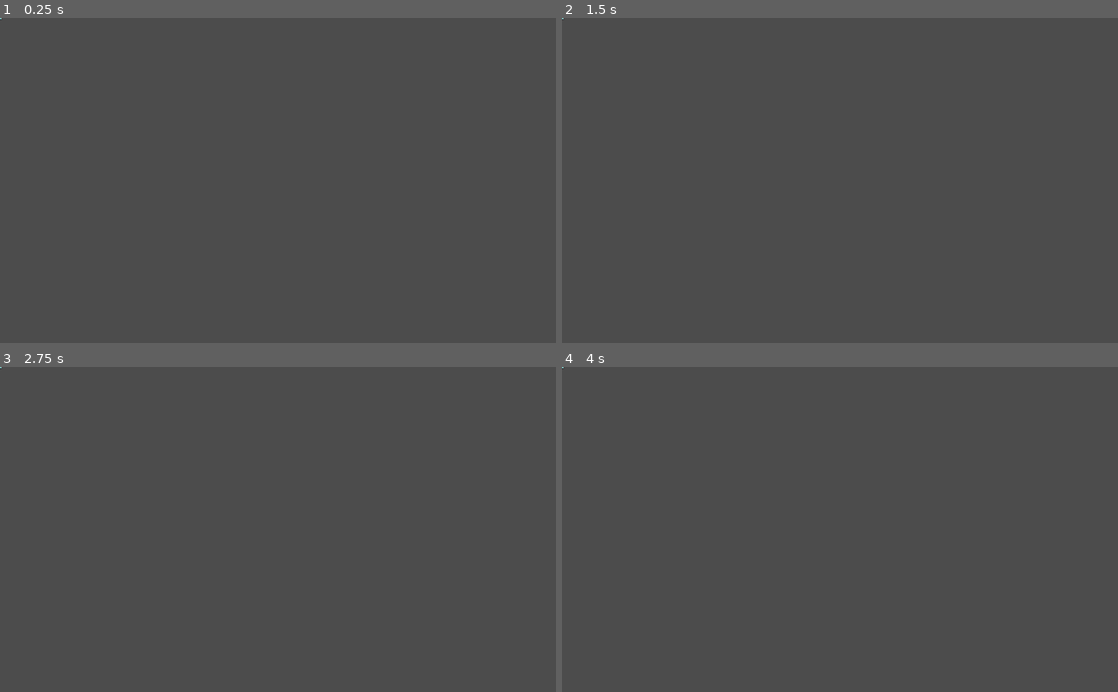
Above: before the commit, frames 1-4 (two rows, left to right).
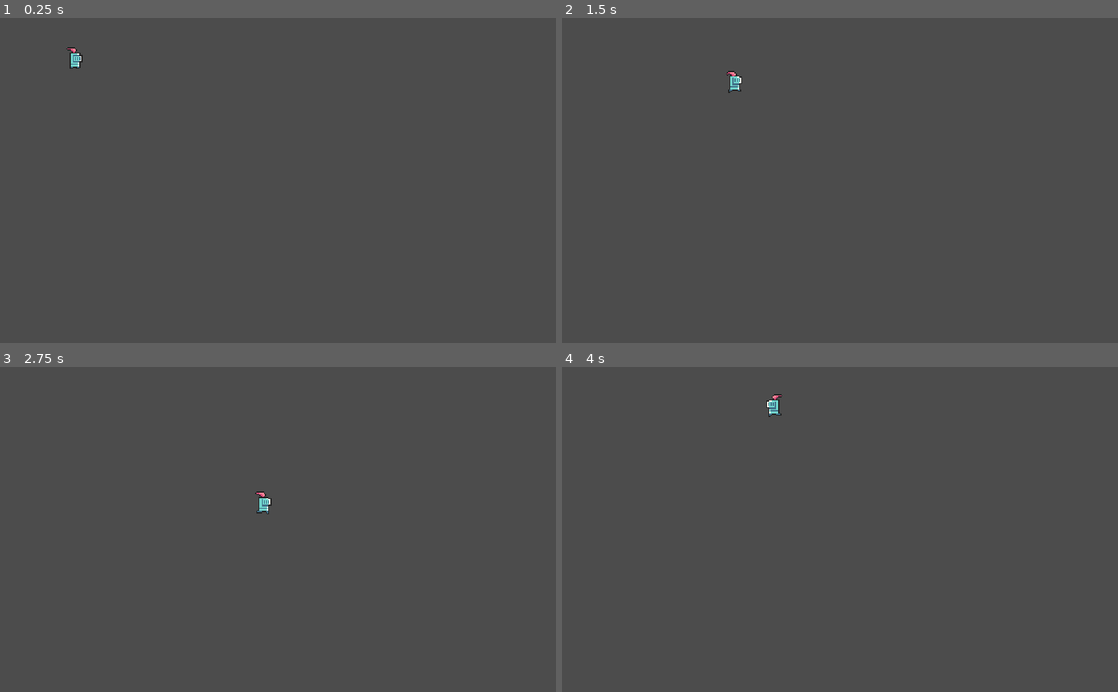
Above: after the commit, the same moments.

Repository: BANZZAAAIIII/Elder-Rune
Game: Godot game, scene res://scenes/Client.tscn
Same seed, same stepped clock (60 frames per second), same inputs: the game is played once before the commit and once after it.
Inputs:
- Up to frame 1 (0.25 s): no input
- Up to frame 2 (1.5 s): tap Enter at 0.5 s; hold Right (ui_right) 0.53-1.28 s; hold Down (ui_down) from 1.28 s (still down)
- Up to frame 3 (2.75 s): release Down (ui_down) at 2.03 s; hold Right (ui_right) from 2.03 s (still down)
- Up to frame 4 (4 s): release Right (ui_right) at 2.78 s; hold Up (ui_up) 2.78-3.53 s; hold Left (ui_left) from 3.53 s (still down)

The runs differ from the first frame. In frame 1, 0.1% of the frame differs, in the area x 0-15%, y 0-16%; in frame 2, 0.1%; in frame 3, 0.1%, in the area x 0-49%, y 0-46%; in frame 4, 0.1%.

Commit message:
added movement and idle/walk animations to player scrip

Diff:
--- a/client/entities/Player/Player.gd
+++ b/client/entities/Player/Player.gd
@@ -1,11 +1,43 @@
 extends KinematicBody2D
 
+var speed = 2
+var move_diretion = Vector2.ZERO
 
-# Called when the node enters the scene tree for the first time.
+var velocity = Vector2.ZERO
+
 func _ready():
-	get_node("AnimationPlayer").play("Idle")
+	pass
 
 
-# Called every frame. 'delta' is the elapsed time since the previous frame.
-#func _process(delta):
-#	pass
+func _physics_process(delta):
+	movement_loop()
+	animation_loop()
+	change_sprite_direction()
+
+func _process(delta):
+	pass
+
+
+func movement_loop():
+	# Gets input, value is either 0 or 1
+	move_diretion.x = Input.get_action_strength("ui_right") - Input.get_action_strength("ui_left")
+	move_diretion.y = Input.get_action_strength("ui_down") - Input.get_action_strength("ui_up")
+
+	var motion = move_diretion.normalized() * speed
+
+	# move_and_collide makes the character slide along collitions
+	# uses delta automaticly, so no need to use it here
+	motion = move_and_collide(motion)
+
+func animation_loop():
+	# Checks of the player is moving or not and plays appropriate animation
+	if move_diretion != Vector2.ZERO:
+		get_node("AnimationPlayer").play("Walk")
+	else:
+		get_node("AnimationPlayer").play("Idle")
+
+func change_sprite_direction():
+	if move_diretion.x == 1:
+		get_node("Sprite").scale.x = 1
+	if move_diretion.x == -1:
+		get_node("Sprite").scale.x = -1
--- a/client/project.godot
+++ b/client/project.godot
@@ -22,6 +22,15 @@
 [autoload]
 
 Server="*res://Singletons/Server.gd"
+
+[display]
+
+window/size/width=512
+window/size/height=300
+window/size/test_width=1024
+window/size/test_height=600
+window/stretch/mode="2d"
+window/stretch/aspect="keep"
 
 [input]
 
--- a/client/scenes/Client.tscn
+++ b/client/scenes/Client.tscn
@@ -5,4 +5,4 @@
 [node name="Client" type="Node2D"]
 
 [node name="Player" parent="." instance=ExtResource( 1 )]
-position = Vector2( -1, 4 )
+position = Vector2( 69, 47 )
